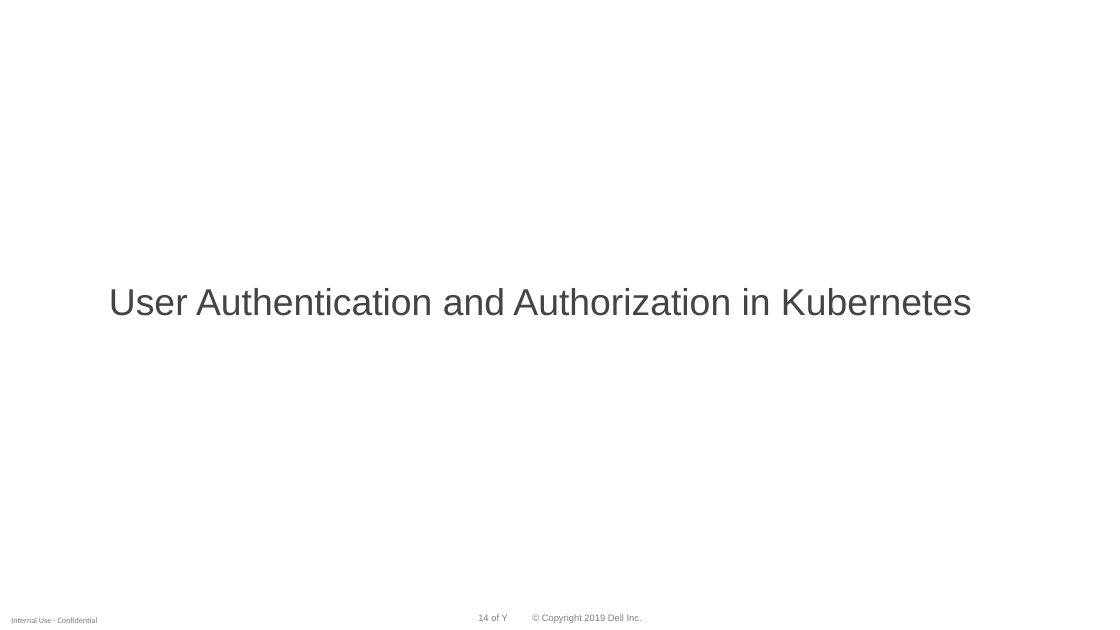
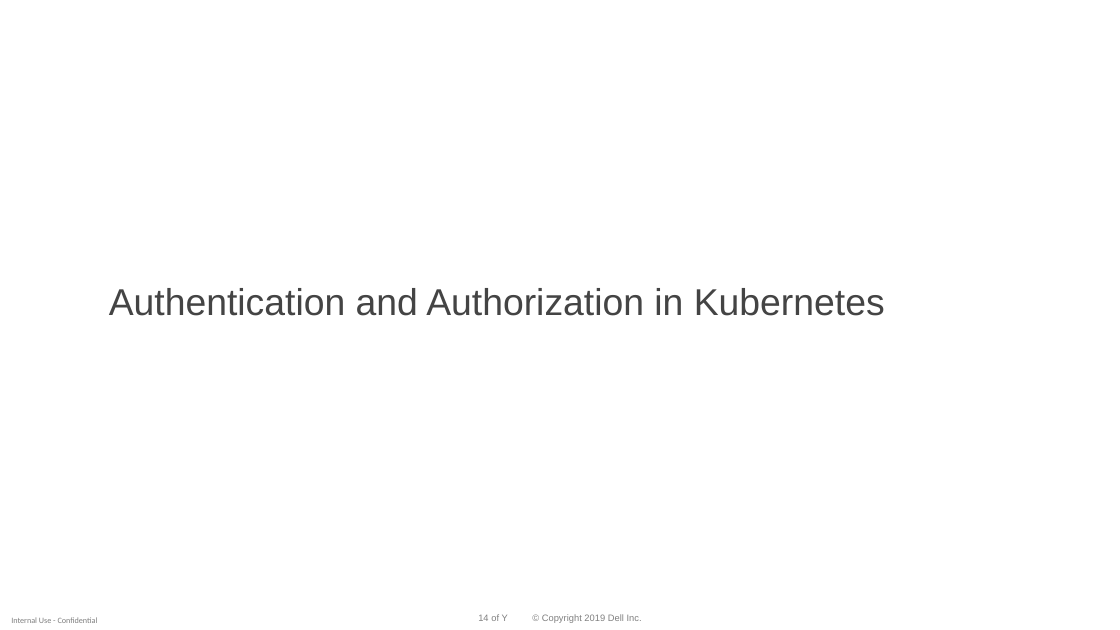
Before and after one commit to dteskubernetesworkshop/spring-boot-k8s-workshop, a slide deck: slide 14 of slides/k8 workshop deck-Day-3 -v 1.0.pptx. Drawn at 1120x630 pixels with LibreOffice and Linux fonts; fonts in the diff are those of the drawing; background and template pictures are left out. Boxes give left, top, right and bottom in pixels: in the first picture for what was removed or moved away, otherwise in the second. Text is boxed around its words. In the diff, an @@ line names an element or a change of style, - is before the commit and + after.

```diff
--- a/slides/k8 workshop deck-Day-3 -v 1.0.pptx
+++ b/slides/k8 workshop deck-Day-3 -v 1.0.pptx
@@ text at bbox=[109, 288, 885, 316]: text changed @@
-User Authentication and Authorization in Kubernetes
+Authentication and Authorization in Kubernetes
```
Also in this commit, not shown: 1 other slide changed.
